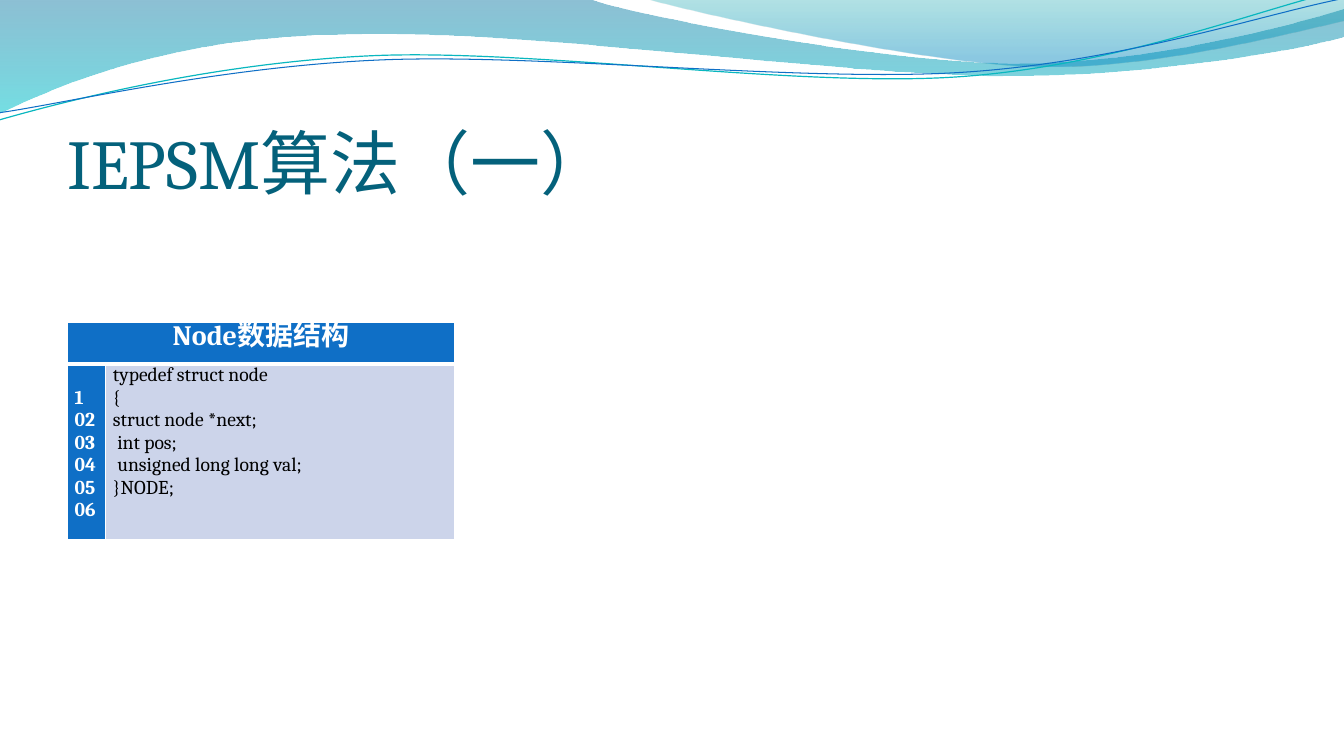
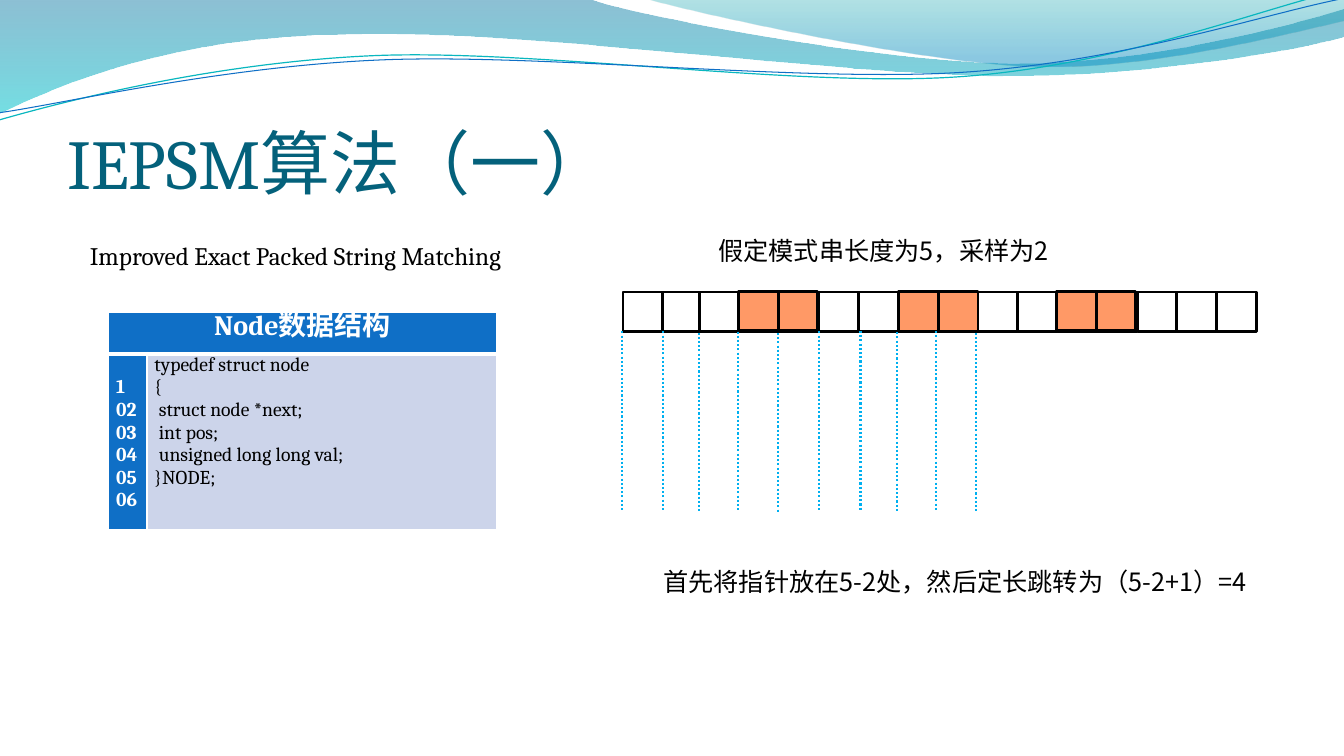
Before and after one commit to SouHo/Documents, a slide deck: slide 10 of 毕设/串匹配答辩.pptx. Drawn at 1344x756 pixels with LibreOffice and Linux fonts; fonts in the diff are those of the drawing; background and template pictures are left out. Boxes give left, top, right and bottom in pixels: in the first picture for what was removed or moved away, otherwise in the second. Text is boxed around its words. In the diff, an @@ line names an element or a change of style, - is before the commit and + after.

```diff
--- a/毕设/串匹配答辩.pptx
+++ b/毕设/串匹配答辩.pptx
@@ text added at (718, 238, 1048, 263), 18 pt, text #000000 @@
+假定模式串长度为5，采样为2
@@ text added at (90, 247, 501, 271), 18 pt, text #000000 @@
+Improved Exact Packed String Matching
@@ rectangle added at (739, 291, 778, 331), fill #FF9966, outline #000000 2 pt @@
@@ rectangle added at (778, 291, 818, 331), fill #FF9966, outline #000000 2 pt @@
@@ rectangle added at (898, 291, 938, 331), fill #FF9966, outline #000000 2 pt @@
@@ rectangle added at (939, 291, 978, 331), fill #FF9966, outline #000000 2 pt @@
@@ rectangle added at (1057, 291, 1096, 331), fill #FF9966, outline #000000 2 pt @@
@@ rectangle added at (1097, 291, 1136, 331), fill #FF9966, outline #000000 2 pt @@
@@ group added at (623, 292, 1256, 332): 16 rectangles @@
@@ table: place and size @@
-table at (68, 323, 456, 539)
+table at (109, 313, 497, 529)
@@ line added from (622, 332) to (622, 511), #00B0F0 1.5 pt dashed @@
@@ line added from (662, 332) to (662, 511), #00B0F0 1.5 pt dashed @@
@@ line added from (700, 333) to (700, 512), #00B0F0 1.5 pt dashed @@
@@ line added from (738, 332) to (738, 511), #00B0F0 1.5 pt dashed @@
@@ line added from (778, 333) to (778, 513), #00B0F0 1.5 pt dashed @@
@@ line added from (819, 332) to (819, 511), #00B0F0 1.5 pt dashed @@
@@ line added from (861, 331) to (861, 511), #00B0F0 1.5 pt dashed @@
@@ line added from (897, 333) to (897, 512), #00B0F0 1.5 pt dashed @@
@@ line added from (936, 332) to (936, 511), #00B0F0 1.5 pt dashed @@
@@ line added from (976, 333) to (976, 512), #00B0F0 1.5 pt dashed @@
@@ text added at (663, 569, 1246, 594), 18 pt, text #000000 @@
+首先将指针放在5-2处，然后定长跳转为（5-2+1）=4
```
Also in this commit, not shown: 3 other slides changed, 1 slide removed, 8 other files.
